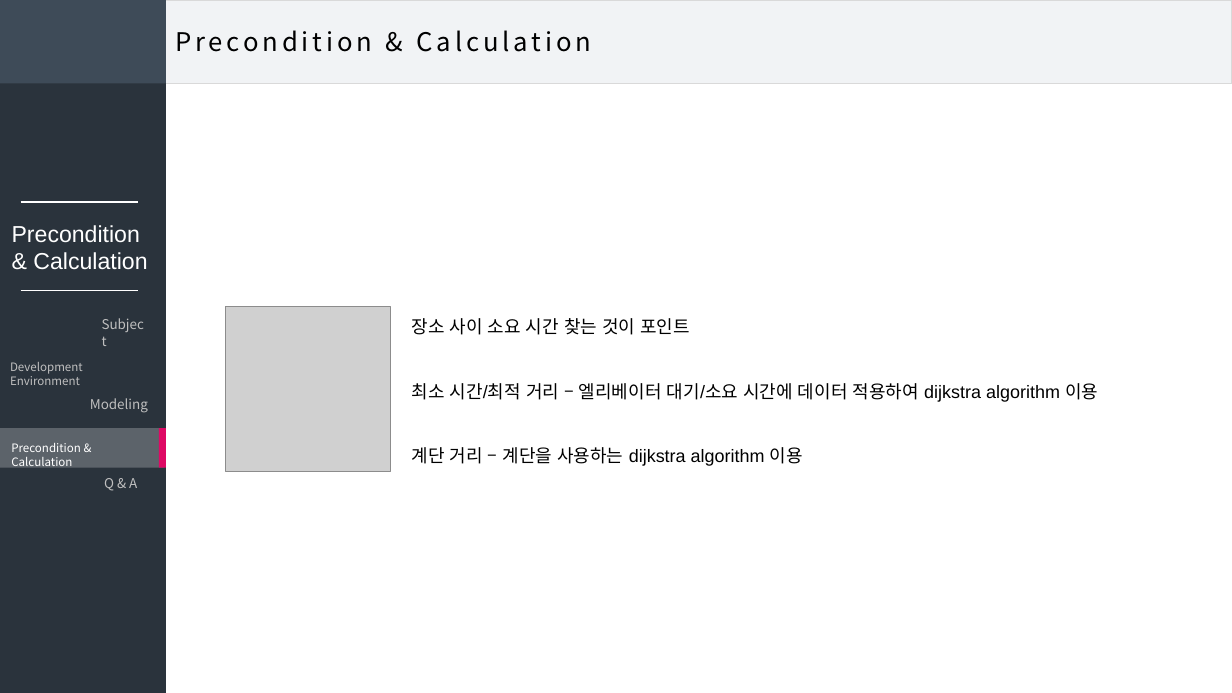
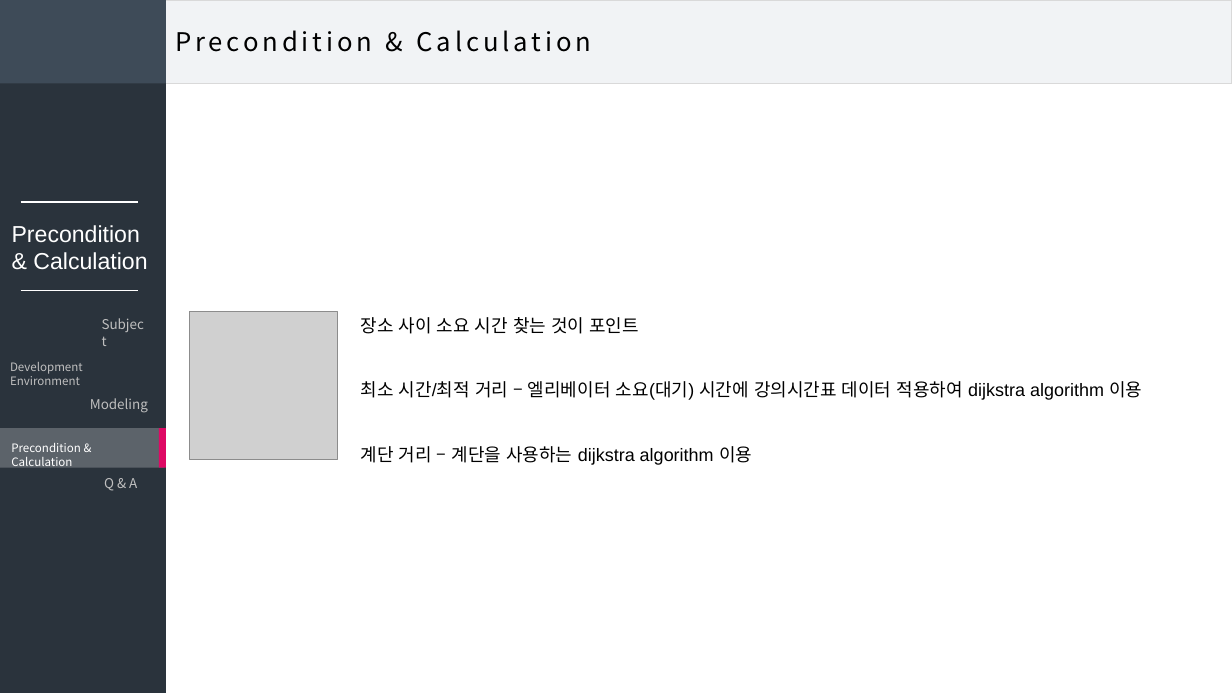
Before and after one commit to DDoGuSulGye/Presentation, a slide deck: slide 13 of 발표자료/03. Designing Problems.pptx. Drawn at 1232x693 pixels with LibreOffice and Linux fonts; fonts in the diff are those of the drawing; grey boxes stand for pictures. Boxes give left, top, right and bottom in pixels: in the first picture for what was removed or moved away, otherwise in the second. Text is boxed around its words. In the diff, an @@ line names an element or a change of style, - is before the commit and + after.

```diff
--- a/발표자료/03. Designing Problems.pptx
+++ b/발표자료/03. Designing Problems.pptx
@@ picture: place and size @@
-picture at (226,307,390,471)
+picture at (189,312,337,460)
@@ text "장소 사이 소요 시간 찾는 ...": place and size @@
-text "장소 사이 소요 시간 찾는 ..." at (412,318,1098,466)
+text "장소 사이 소요 시간 찾는 ..." at (361,317,1142,465)
@@ text at (361,381,1142,400): text changed @@
-최소 시간/최적 거리 – 엘리베이터 대기/소요 시간에 데이터 적용하여 dijkstra algorithm 이용
+최소 시간/최적 거리 – 엘리베이터 소요(대기) 시간에 강의시간표 데이터 적용하여 dijkstra algorithm 이용
```
Also in this commit, not shown: 3 other slides changed.
